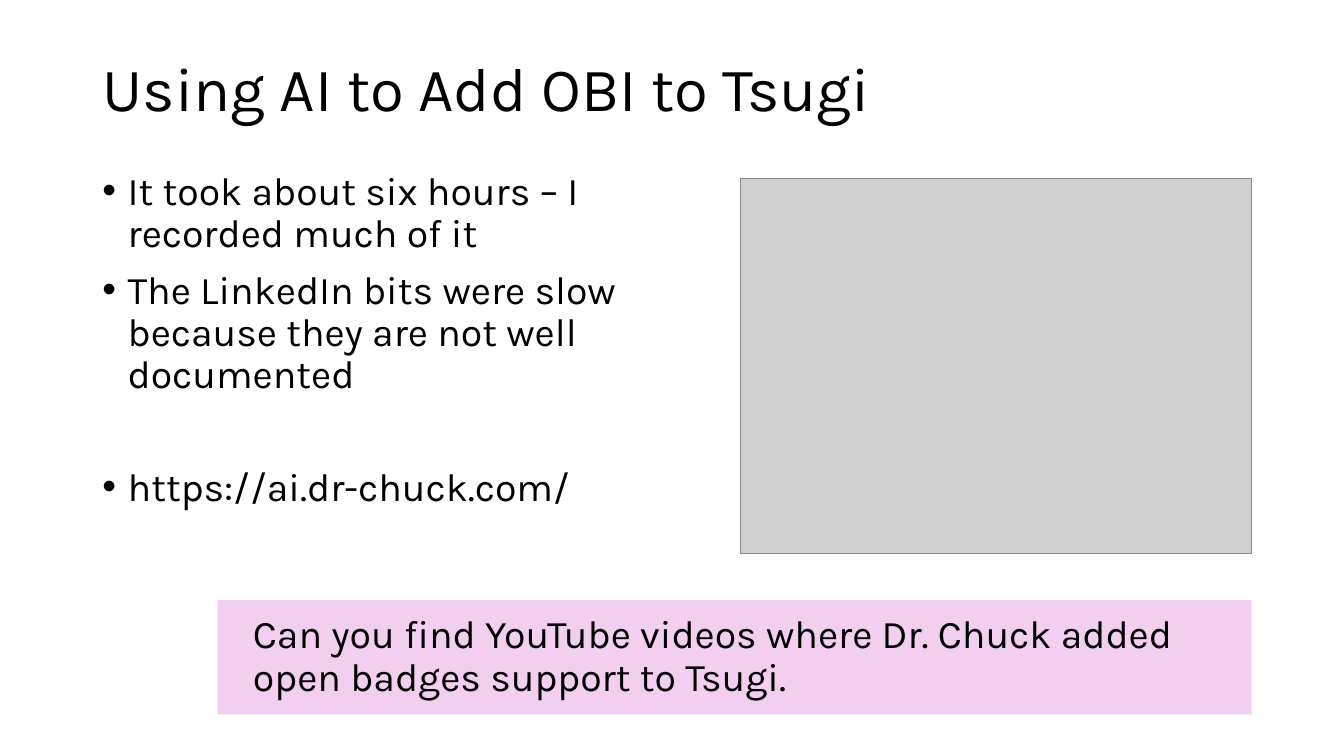
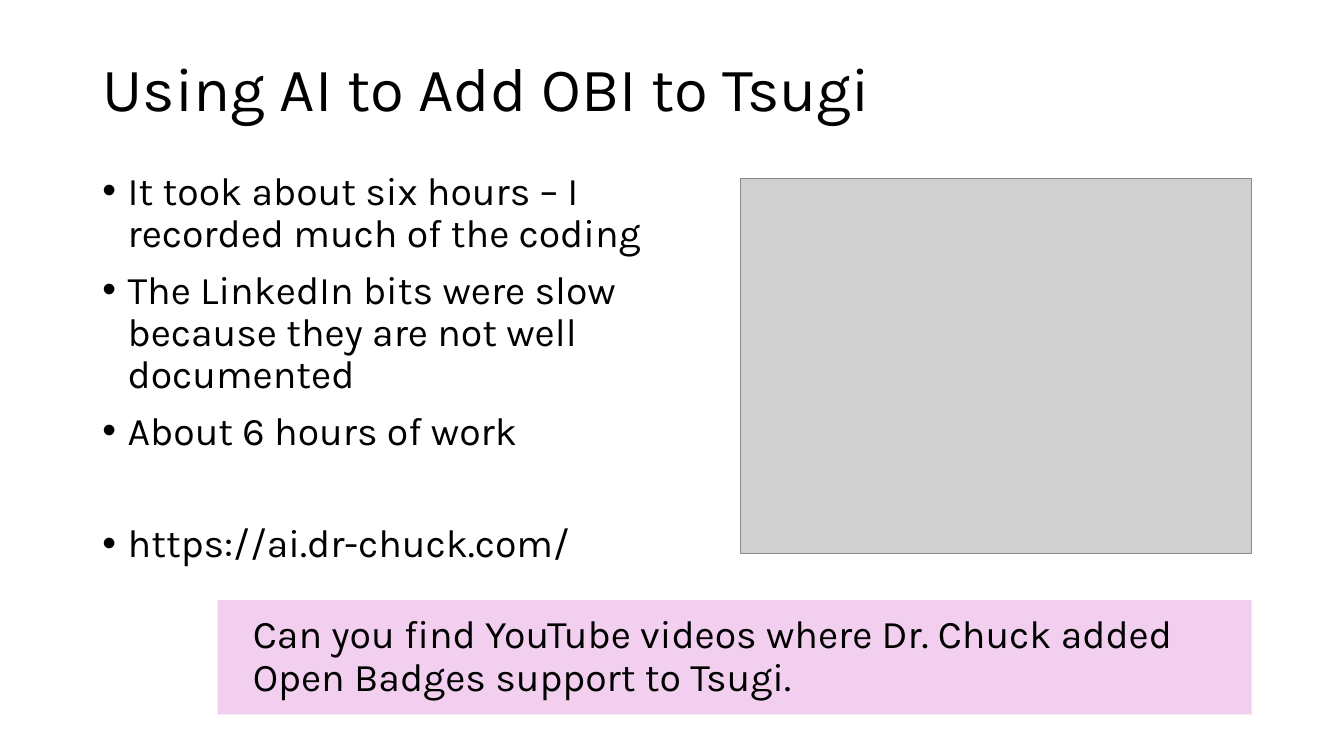
Before and after one commit to csev/talks, a slide deck: slide 13 of 2026/2026-06-VC-Badges.pptx. Drawn at 1344x756 pixels with LibreOffice and Linux fonts; fonts in the diff are those of the drawing; grey boxes stand for pictures; background and template pictures are left out. Boxes give left, top, right and bottom in pixels: in the first picture for what was removed or moved away, otherwise in the second. Text is boxed around its words. In the diff, an @@ line names an element or a change of style, - is before the commit and + after.

```diff
--- a/2026/2026-06-VC-Badges.pptx
+++ b/2026/2026-06-VC-Badges.pptx
@@ text at (128, 178, 641, 257): text changed @@
-• It took about six hours – I recorded much of it
+• It took about six hours – I recorded much of the coding
@@ text at (128, 418, 517, 446): paragraph added @@
+• About 6 hours of work
@@ text at (253, 621, 1172, 701): text changed @@
-Can you find YouTube videos where Dr. Chuck added open badges support to Tsugi.
+Can you find YouTube videos where Dr. Chuck added Open Badges support to Tsugi.
```
Also in this commit, not shown: 9 other slides changed, 4 other files.
